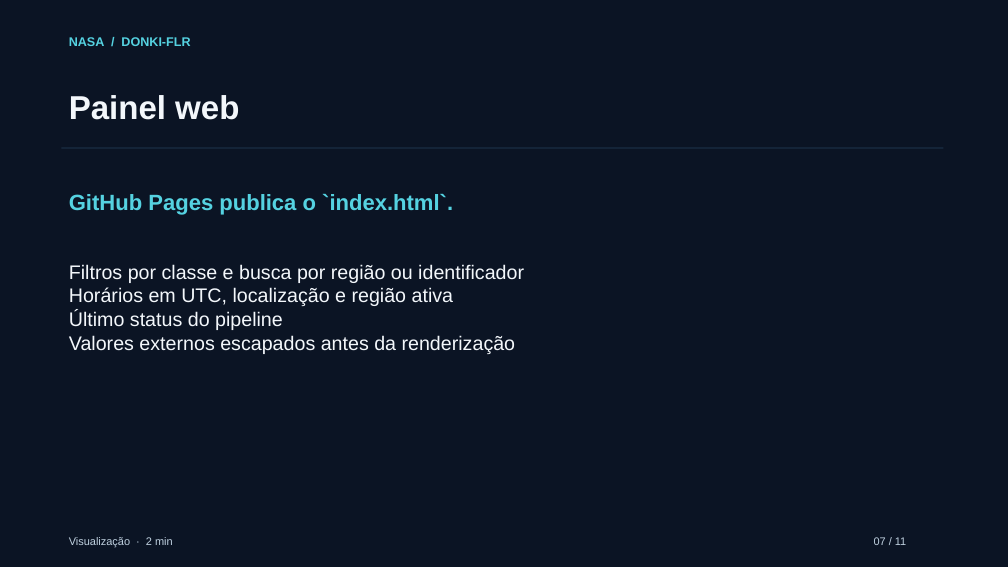
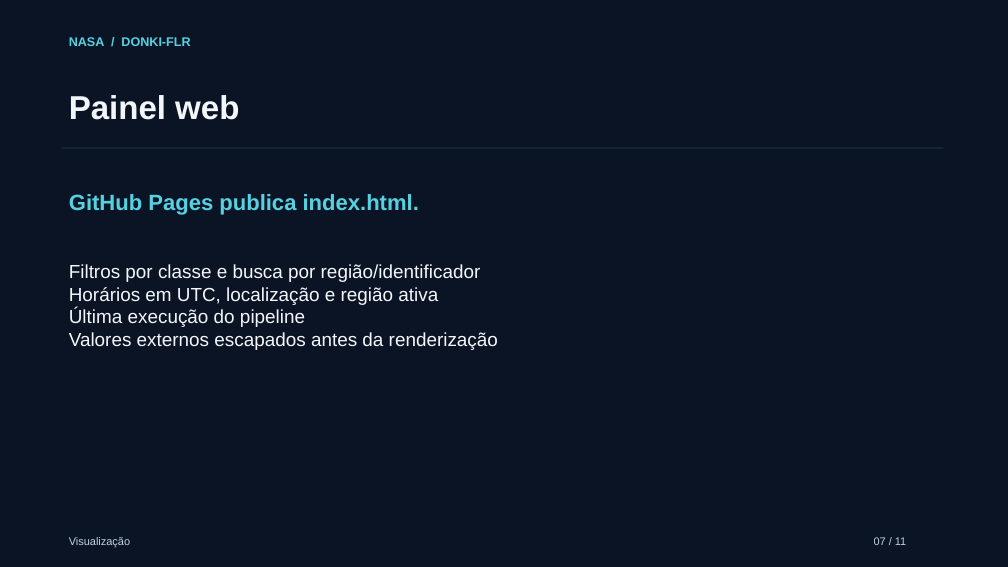
Before and after one commit to API-NASA-CCS/DONKI-FLR, a slide deck: slide 7 of docs/apresentacao.pptx. Drawn at 1008x567 pixels with LibreOffice and Linux fonts; fonts in the diff are those of the drawing. Boxes give left, top, right and bottom in pixels: in the first picture for what was removed or moved away, otherwise in the second. Text is boxed around its words. In the diff, an @@ line names an element or a change of style, - is before the commit and + after.

```diff
--- a/docs/apresentacao.pptx
+++ b/docs/apresentacao.pptx
@@ text at (69,194,419,215): text changed @@
-GitHub Pages publica o `index.html`.
+GitHub Pages publica index.html.
@@ text at (69,264,481,282): text changed; size 18.8 to 18 pt @@
-Filtros por classe e busca por região ou identificador
+Filtros por classe e busca por região/identificador
@@ text at (69,287,498,350): size 18.8 to 18 pt in "Horários em UTC, localização e região ativa", "Valores externos escapados antes da renderização" @@
@@ text at (69,309,305,327): text changed; size 18.8 to 18 pt @@
-Último status do pipeline
+Última execução do pipeline
@@ text at (69,537,130,547): text changed @@
-Visualização · 2 min
+Visualização
```
Also in this commit, not shown: 6 other slides changed, 3 slides added, 3 slides removed, 8 other files.
